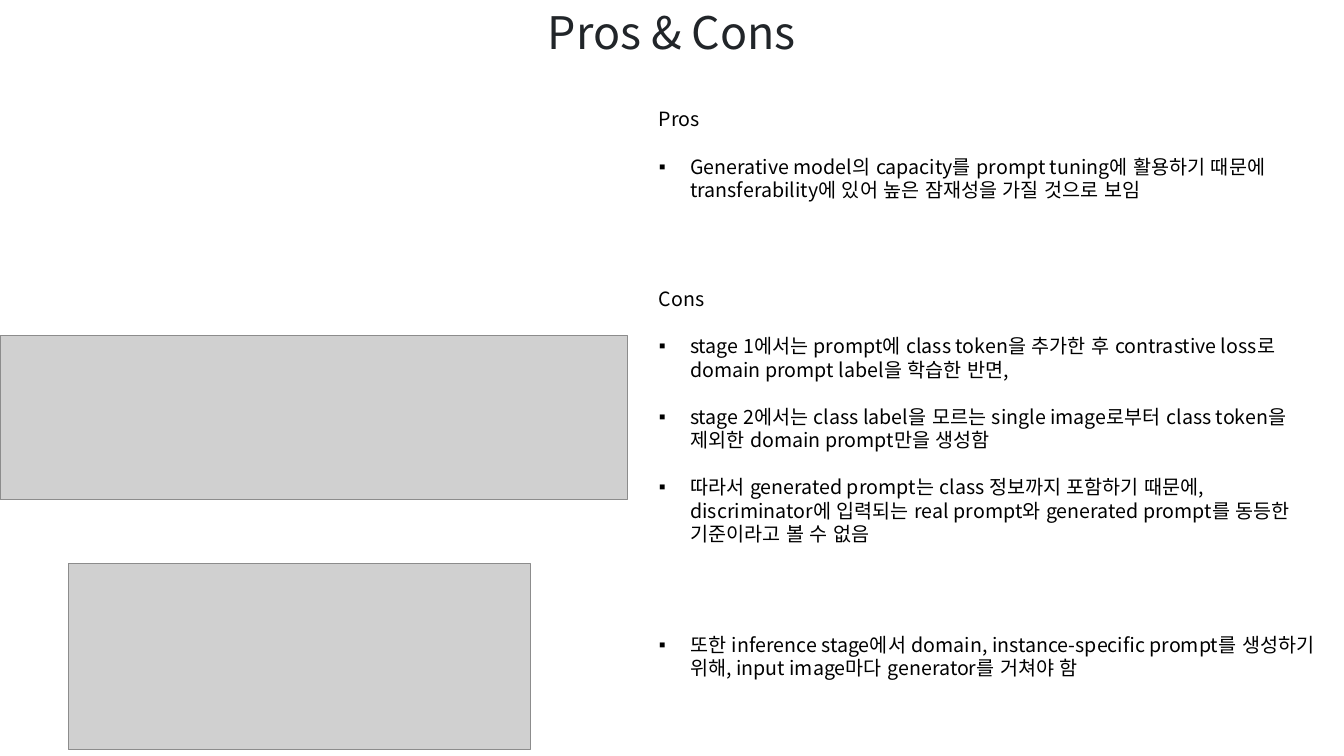
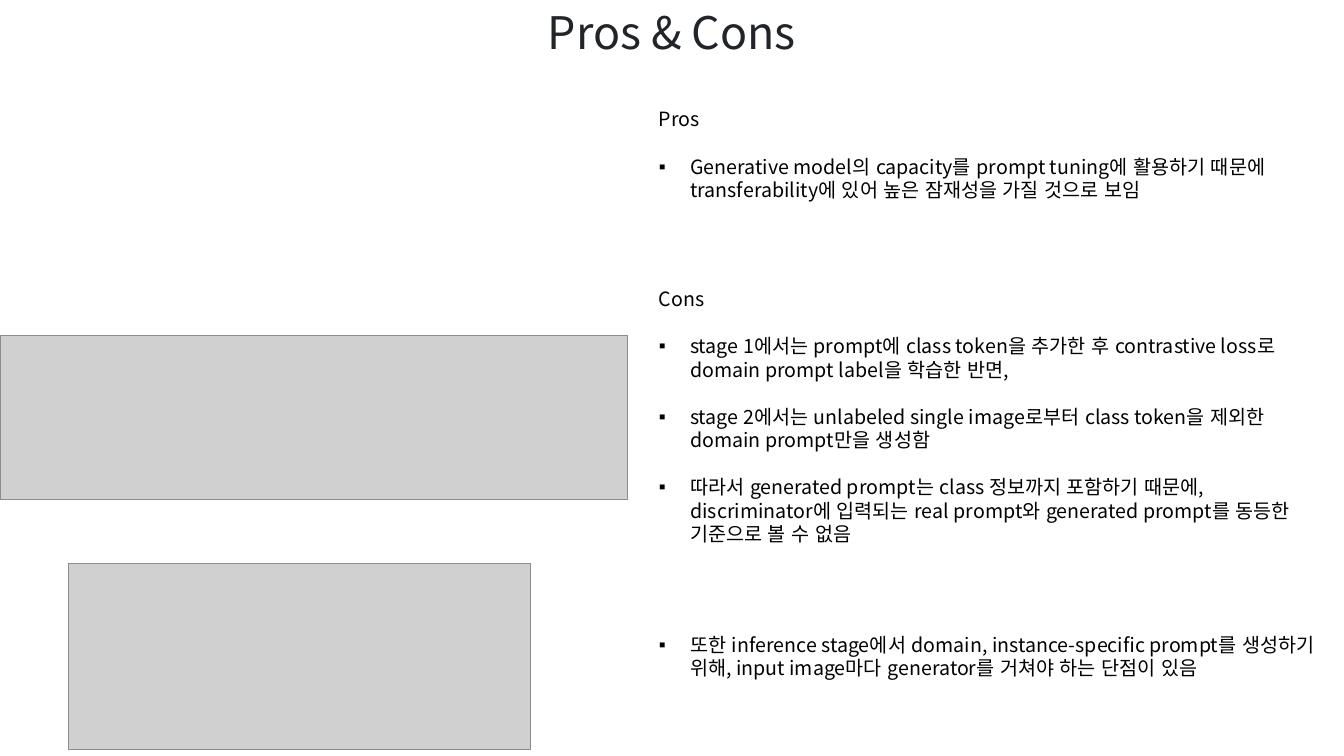
Before and after one commit to hbcho03/cvpr, a slide deck: slide 17 of CVPR/논문/DA(ECCV) PPT.pptx (slide 15 before the commit). Drawn at 1344x756 pixels with LibreOffice and Linux fonts; fonts in the diff are those of the drawing; grey boxes stand for pictures. Boxes give left, top, right and bottom in pixels: in the first picture for what was removed or moved away, otherwise in the second. Text is boxed around its words. In the diff, an @@ line names an element or a change of style, - is before the commit and + after.

```diff
--- a/CVPR/논문/DA(ECCV) PPT.pptx
+++ b/CVPR/논문/DA(ECCV) PPT.pptx
@@ text at (x1=690, y1=407, x2=1290, y2=543): text changed @@
-▪ stage 2에서는 class label을 모르는 single image로부터 class token을 제외한 domain prompt만을 생성함
-▪ 따라서 generated prompt는 class 정보까지 포함하기 때문에, discriminator에 입력되는 real prompt와 generated prompt를 동등한 기준이라고 볼 수 없음
+▪ stage 2에서는 unlabeled single image로부터 class token을 제외한 domain prompt만을 생성함
+▪ 따라서 generated prompt는 class 정보까지 포함하기 때문에, discriminator에 입력되는 real prompt와 generated prompt를 동등한 기준으로 볼 수 없음
@@ text at (x1=690, y1=635, x2=1314, y2=680): text changed @@
-▪ 또한 inference stage에서 domain, instance-specific prompt를 생성하기 위해, input image마다 generator를 거쳐야 함
+▪ 또한 inference stage에서 domain, instance-specific prompt를 생성하기 위해, input image마다 generator를 거쳐야 하는 단점이 있음
```
Also in this commit, not shown: 1 other slide changed, 3 slides added, 1 slide removed, 1 other file.
